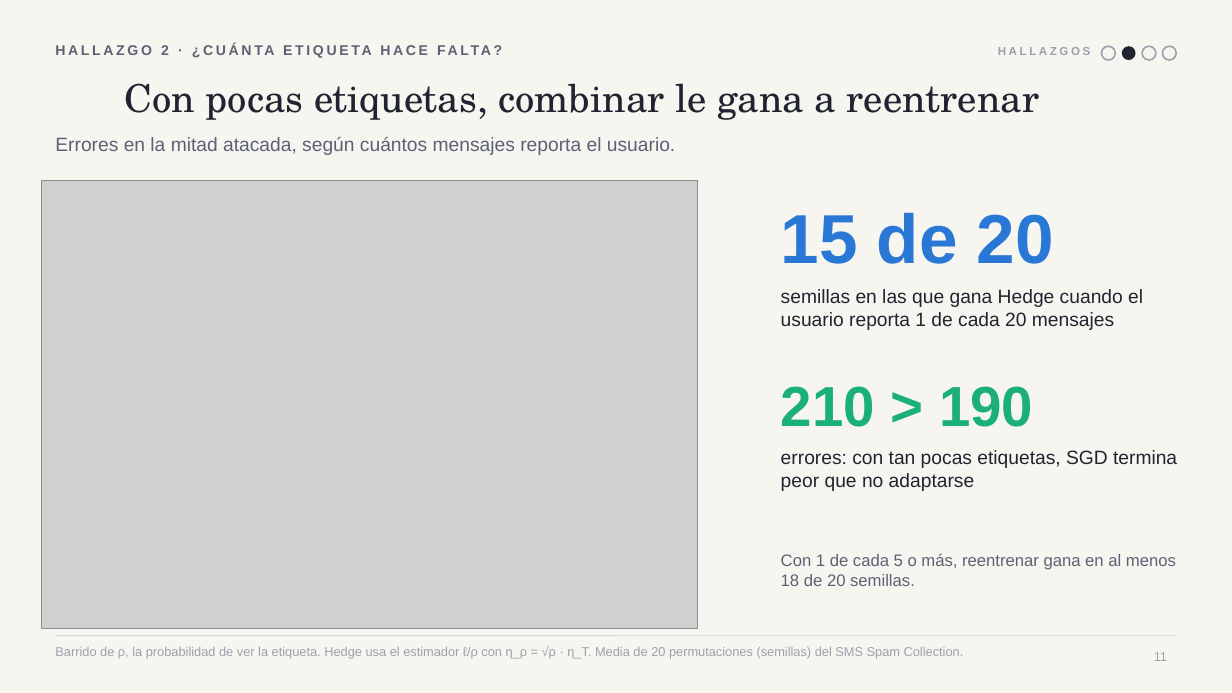
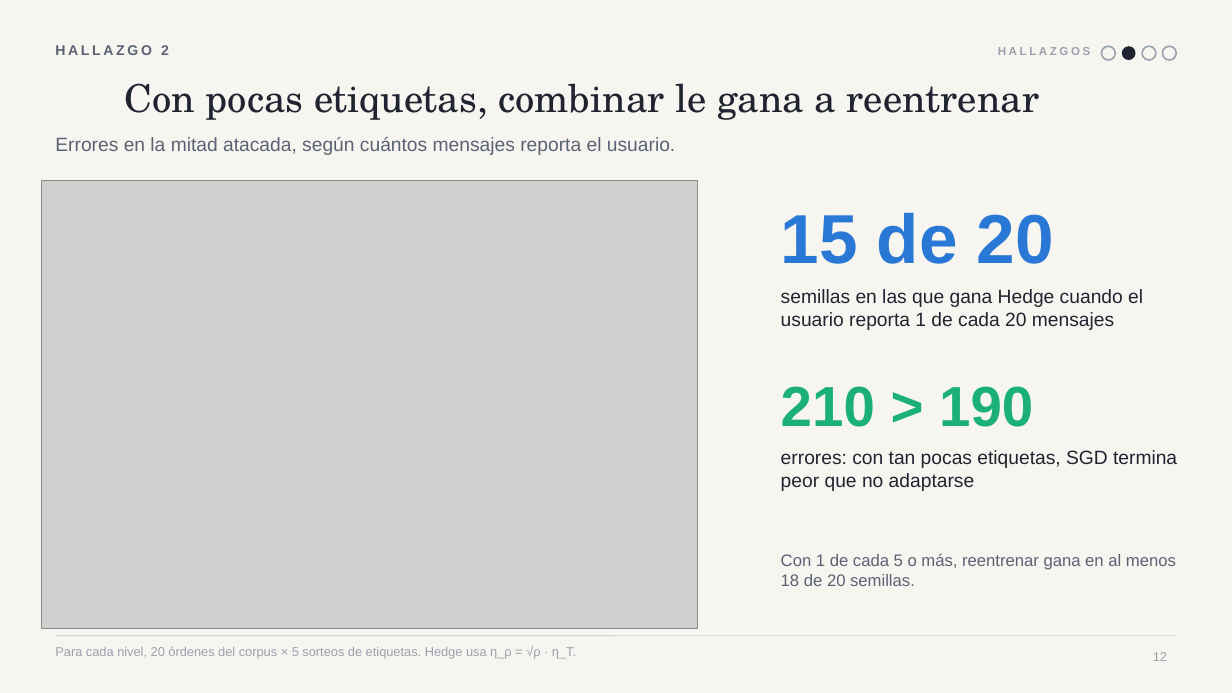
Before and after one commit to pmdiaz/spam-detection-hedge, a slide deck: slide 12 of presentacion/combinar_o_reentrenar.pptx (slide 11 before the commit). Drawn at 1232x693 pixels with LibreOffice and Linux fonts; fonts in the diff are those of the drawing; grey boxes stand for pictures. Boxes give left, top, right and bottom in pixels: in the first picture for what was removed or moved away, otherwise in the second. Text is boxed around its words. In the diff, an @@ line names an element or a change of style, - is before the commit and + after.

Commit message:
update presentacion

```diff
--- a/presentacion/combinar_o_reentrenar.pptx
+++ b/presentacion/combinar_o_reentrenar.pptx
@@ text at box(55, 45, 169, 55): text changed @@
-HALLAZGO 2 · ¿CUÁNTA ETIQUETA HACE FALTA?
+HALLAZGO 2
@@ text at box(55, 646, 576, 659): text changed @@
-Barrido de ρ, la probabilidad de ver la etiqueta. Hedge usa el estimador ℓ/ρ con η_ρ = √ρ · η_T. Media de 20 permutaciones (semillas) del SMS Spam Collection.
+Para cada nivel, 20 órdenes del corpus × 5 sorteos de etiquetas. Hedge usa η_ρ = √ρ · η_T.
@@ page number at box(1153, 652, 1167, 661): text changed @@
-11
+12
```
Also in this commit, not shown: 1 slide added, 5 other files.
